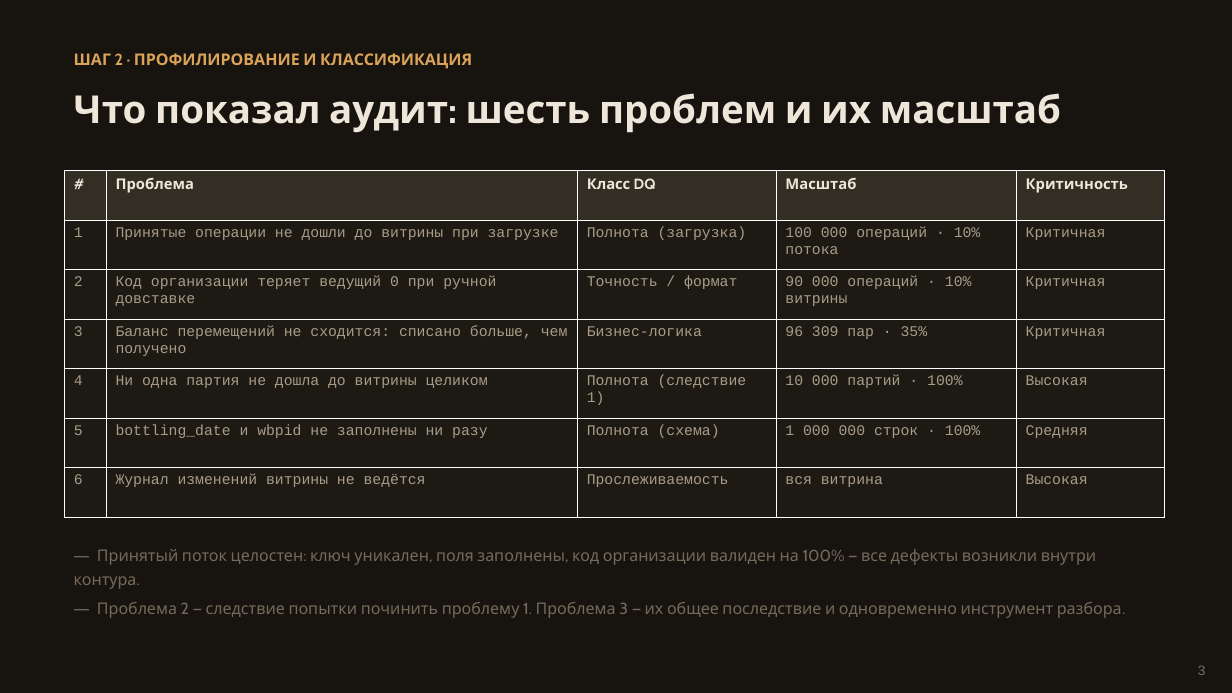
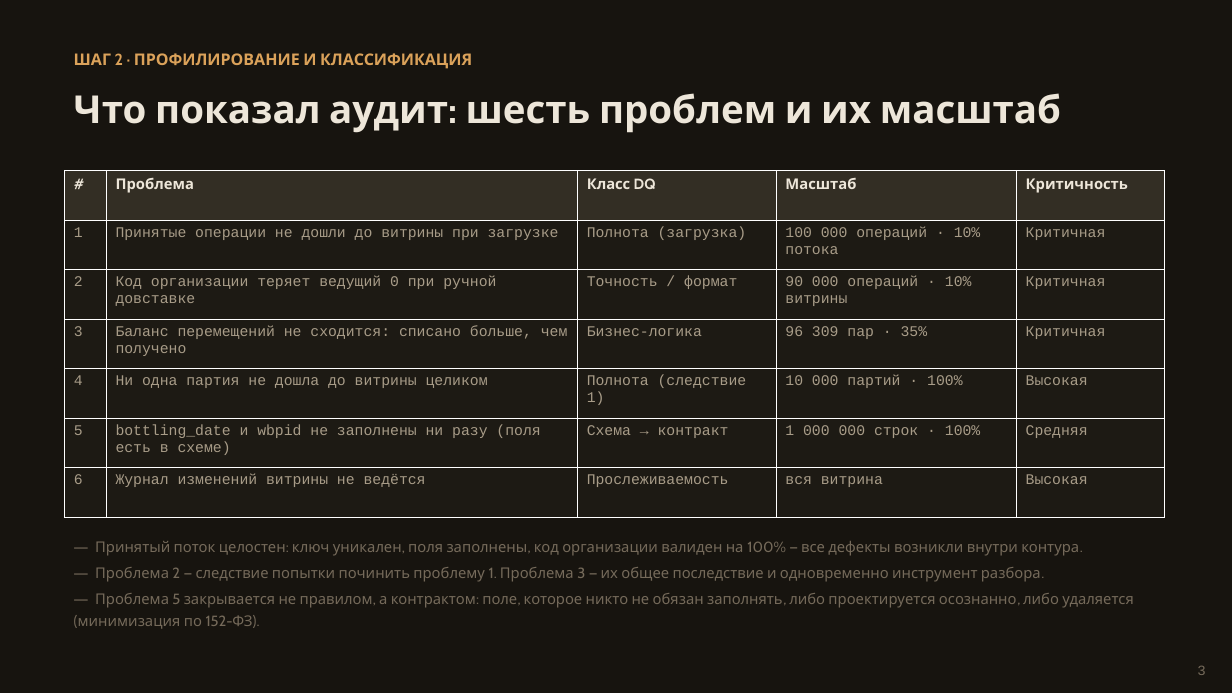
Before and after one commit to SerDizRu/dq-egais-audit, a slide deck: slide 3 of presentation/presentation.pptx. Drawn at 1232x693 pixels with LibreOffice and Linux fonts; fonts in the diff are those of the drawing. Boxes give left, top, right and bottom in pixels: in the first picture for what was removed or moved away, otherwise in the second. Text is boxed around its words. In the diff, an @@ line names an element or a change of style, - is before the commit and + after.

```diff
--- a/presentation/presentation.pptx
+++ b/presentation/presentation.pptx
@@ table at bbox=[65, 171, 1165, 518] @@
-row 6, column 2: bottling_date и wbpid не заполнены ни разу
+row 6, column 2: bottling_date и wbpid не заполнены ни разу (поля есть в схеме)
-row 6, column 3: Полнота (схема)
+row 6, column 3: Схема → контракт
@@ text "― Принятый поток целостен: ключ ...": place and size @@
-text "― Принятый поток целостен: ключ ..." at bbox=[74, 549, 1122, 618]
+text "― Принятый поток целостен: ключ ..." at bbox=[78, 541, 1134, 629]
@@ text at bbox=[95, 541, 1079, 582]: size 12.5 to 11.5 pt in "― Принятый поток целостен: ключ уникален, поля ...", "― Проблема 2 — следствие попытки починить ..."; less space between paragraphs @@
@@ text at bbox=[78, 593, 1134, 629]: paragraph added @@
+― Проблема 5 закрывается не правилом, а контрактом: поле, которое никто не обязан заполнять, либо проектируется осознанно, либо удаляется (минимизация по 152-ФЗ).
```
Also in this commit, not shown: 1 other slide changed, 2 other files.
